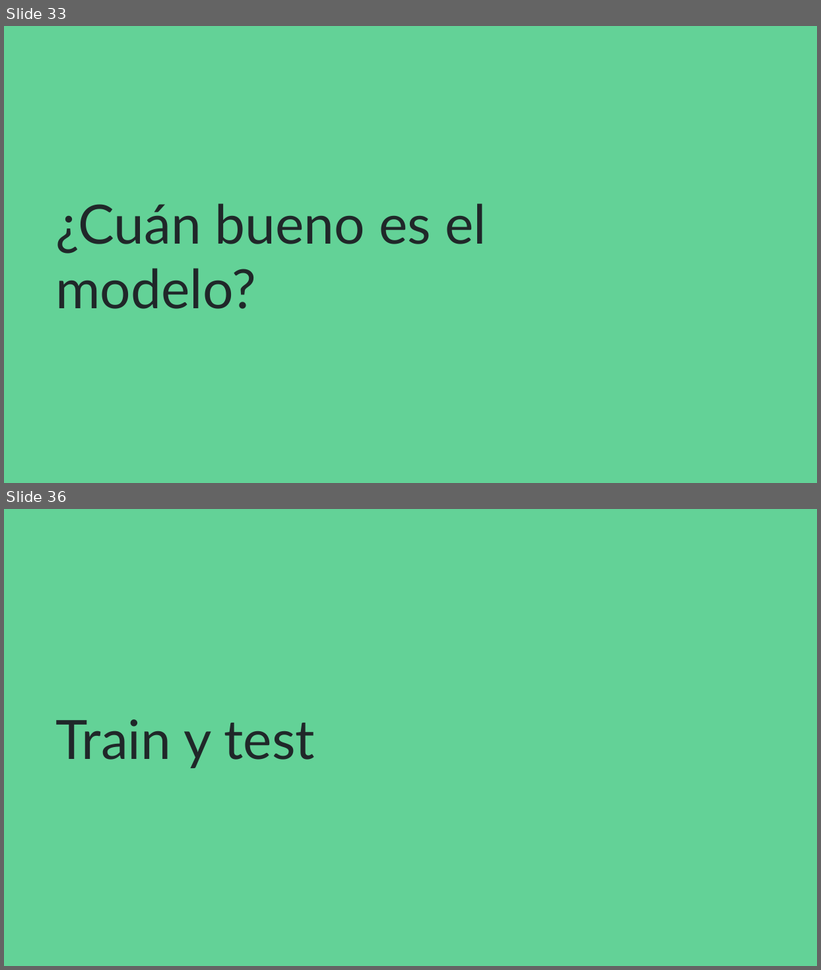
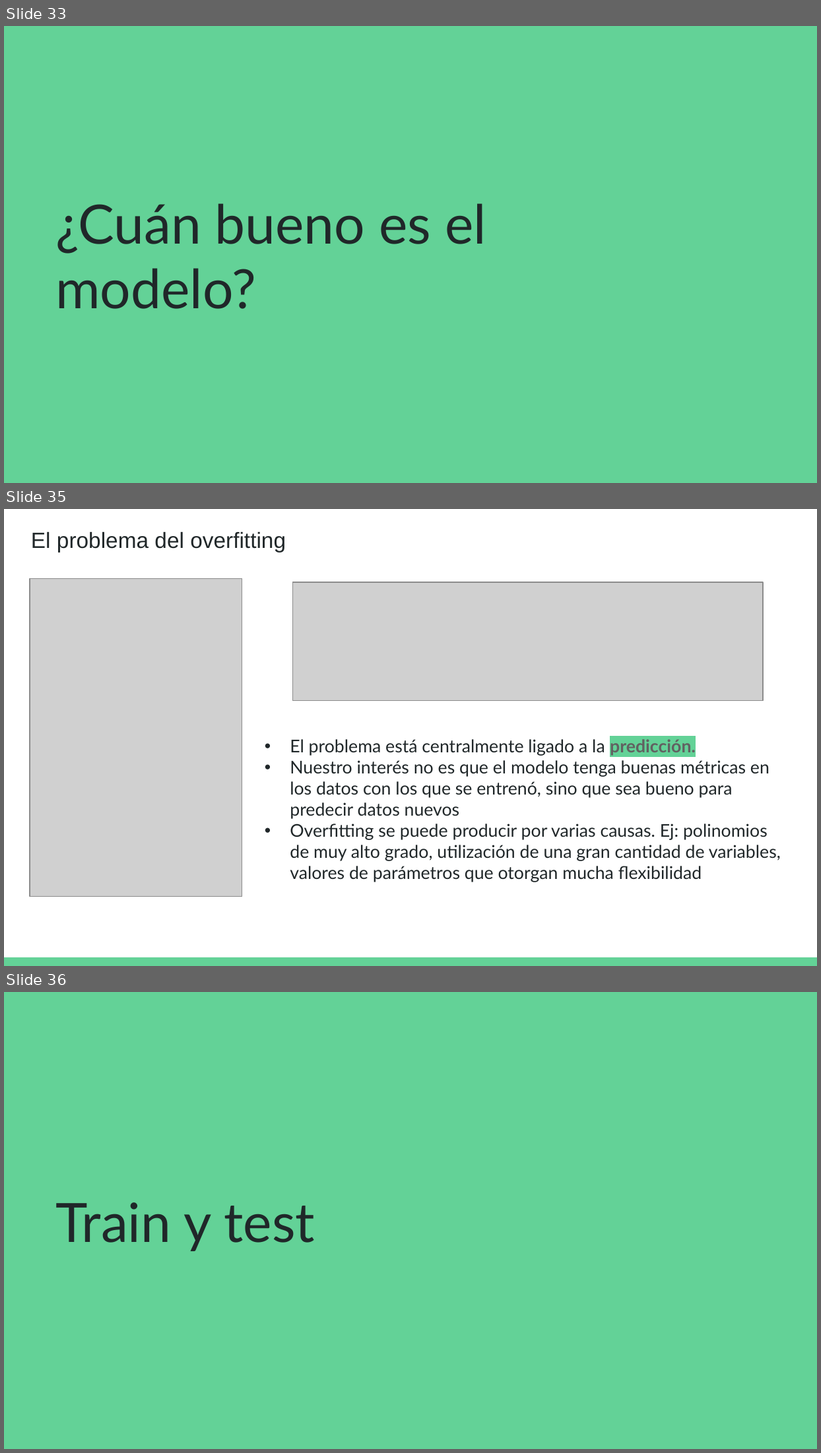
Before and after one commit to DCSCyHD/2023_modulo_3, a slide deck: clase1/teorica_1.pptx. Shown one above the other, each under a label of ours: slides 33 and 36 before the commit, slides 33, 35 and 36 after it; the slides between them are not shown. The pictures are 821x970 and 821x1453 pixels, drawn with LibreOffice and Linux fonts; fonts in the diff are those of the drawing; grey boxes stand for pictures. Boxes give left, top, right and bottom in pixels: in the first picture for what was removed or moved away, otherwise in the second. Text is boxed around its words. In the diff, an @@ line names an element or a change of style, - is before the commit and + after.

```diff
--- a/clase1/teorica_1.pptx
+++ b/clase1/teorica_1.pptx
@@ slide 35 added at [4, 509, 817, 966], background #FFFFFF @@
@@ text added at [31, 532, 286, 553], 19.5 pt, text #202729 @@
+El problema del overfitting
@@ picture added at [30, 579, 242, 897] @@
@@ picture added at [292, 582, 762, 701] @@
@@ text added at [290, 739, 781, 883], 15.6 pt, text #202729 @@
+• El problema está centralmente ligado a la predicción.
+• Nuestro interés no es que el modelo tenga buenas métricas en los datos con los que se entrenó, sino que sea bueno para predecir datos nuevos
+• Overfitting se puede producir por varias causas. Ej: polinomios de muy alto grado, utilización de una gran cantidad de variables, valores de parámetros que otorgan mucha flexibilidad
@@ rectangle added at [4, 958, 817, 966], fill #63D297 @@
```
Also in this commit, not shown: 3 slides changed, 2 other slides added, 5 other files.
